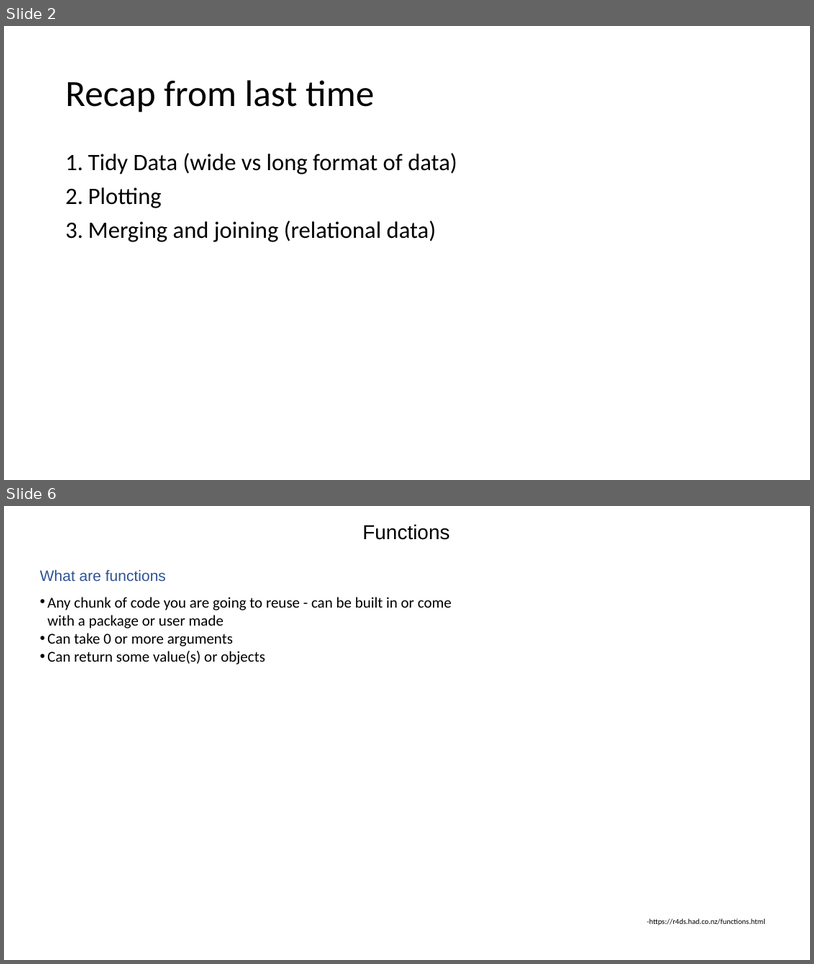
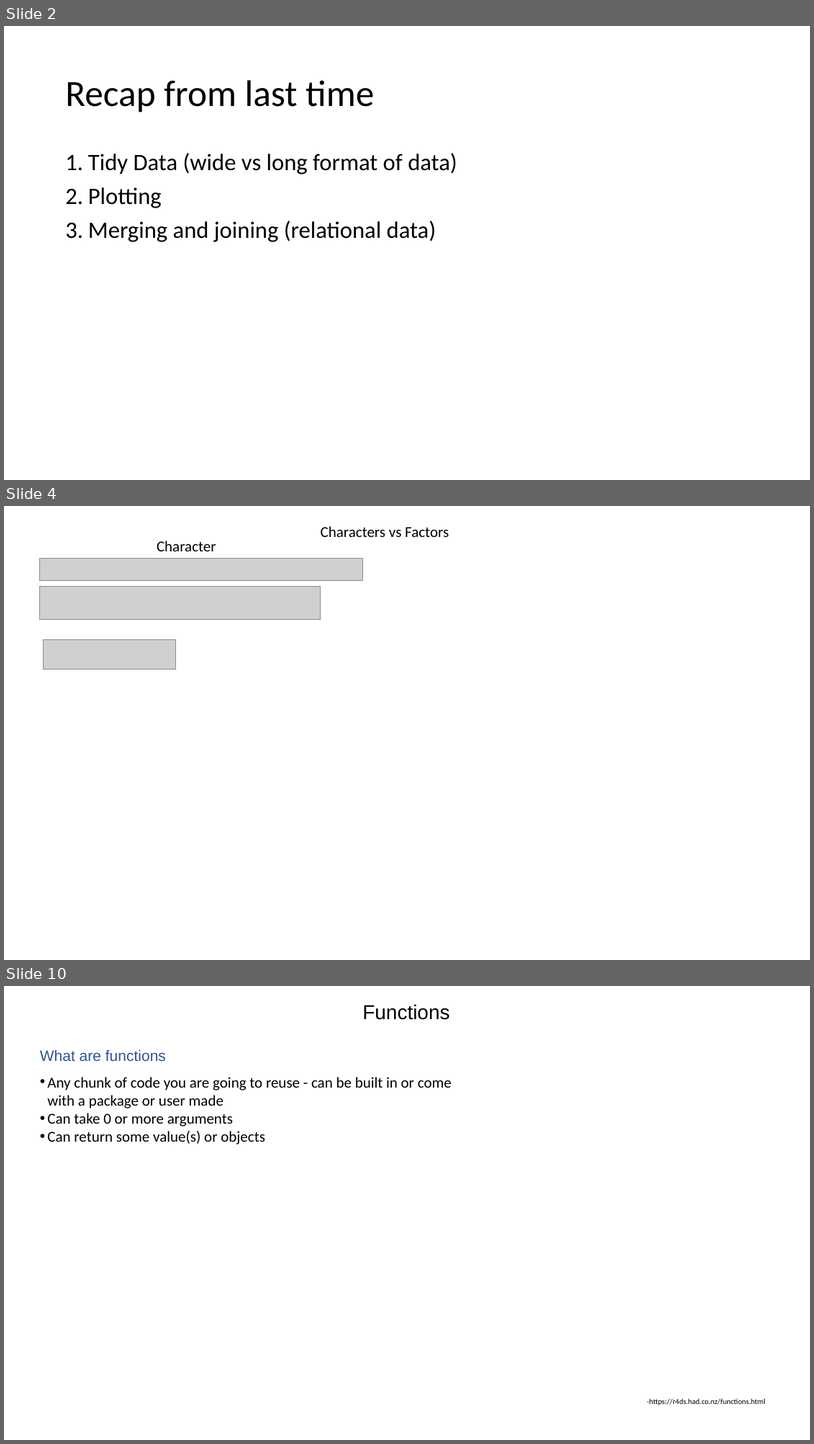
Before and after one commit to jraab/GNET749_RNAseq, a slide deck: lectures/2023_GNET749_Lecture3.pptx. Shown one above the other, each under a label of ours: slides 2 and 6 before the commit, slides 2, 4 and 10 after it; the slides between them are not shown. The pictures are 814x964 and 814x1444 pixels, drawn with LibreOffice and Linux fonts; fonts in the diff are those of the drawing; grey boxes stand for pictures. Boxes give left, top, right and bottom in pixels: in the first picture for what was removed or moved away, otherwise in the second. Text is boxed around its words. In the diff, an @@ line names an element or a change of style, - is before the commit and + after.

```diff
--- a/lectures/2023_GNET749_Lecture3.pptx
+++ b/lectures/2023_GNET749_Lecture3.pptx
@@ slide 4 added at <box>4,506,810,960</box>, background #FFFFFF @@
@@ text added at <box>321,526,449,537</box>, 18 pt, text #000000 @@
+Characters vs Factors
@@ text added at <box>157,541,216,551</box>, 18 pt, text #000000 @@
+Character
@@ picture added at <box>40,559,363,580</box> @@
@@ picture added at <box>40,586,320,620</box> @@
@@ picture added at <box>44,640,176,669</box> @@
@@ what was slide 6 is now slide 10 @@
```
Also in this commit, not shown: 3 slides changed, 12 other slides added, 3 slides removed, 3 other files.
